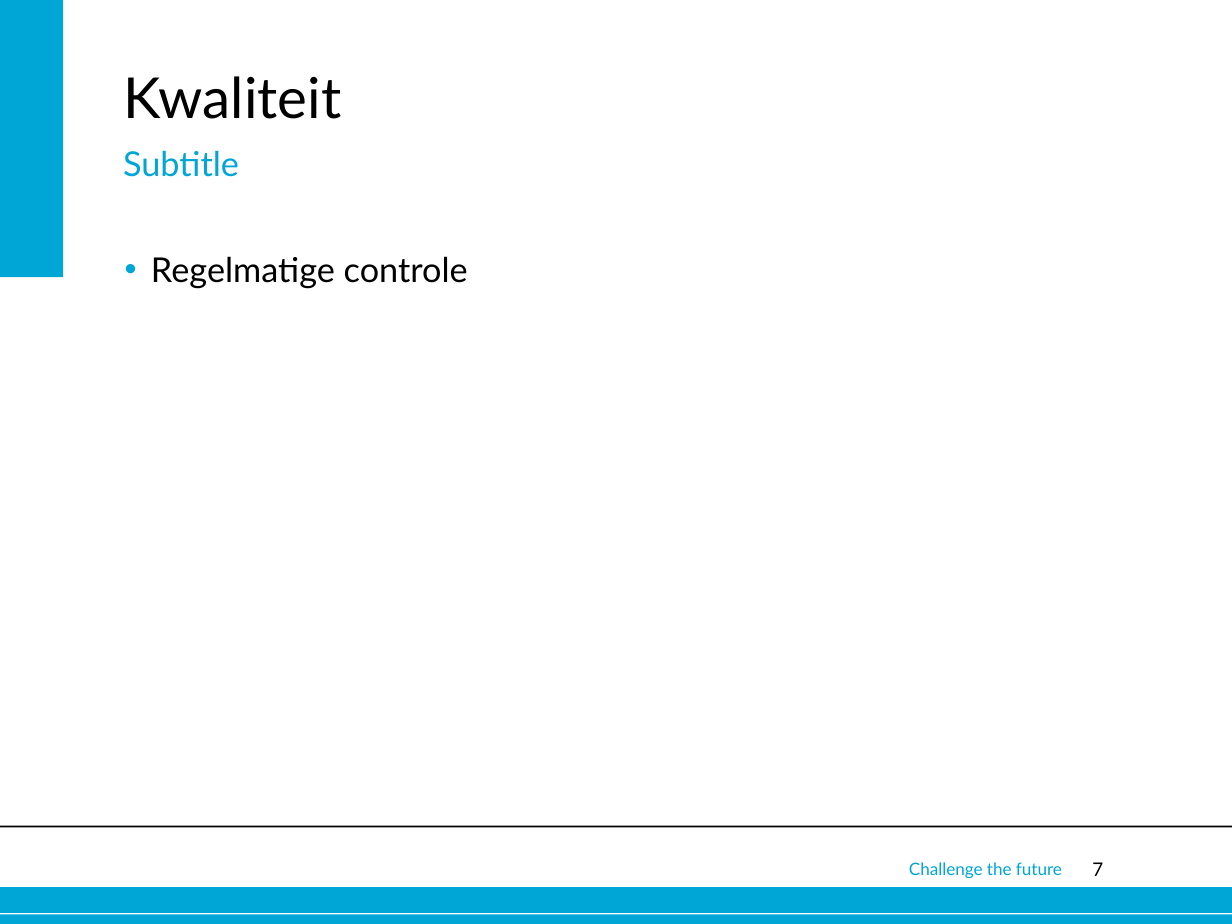
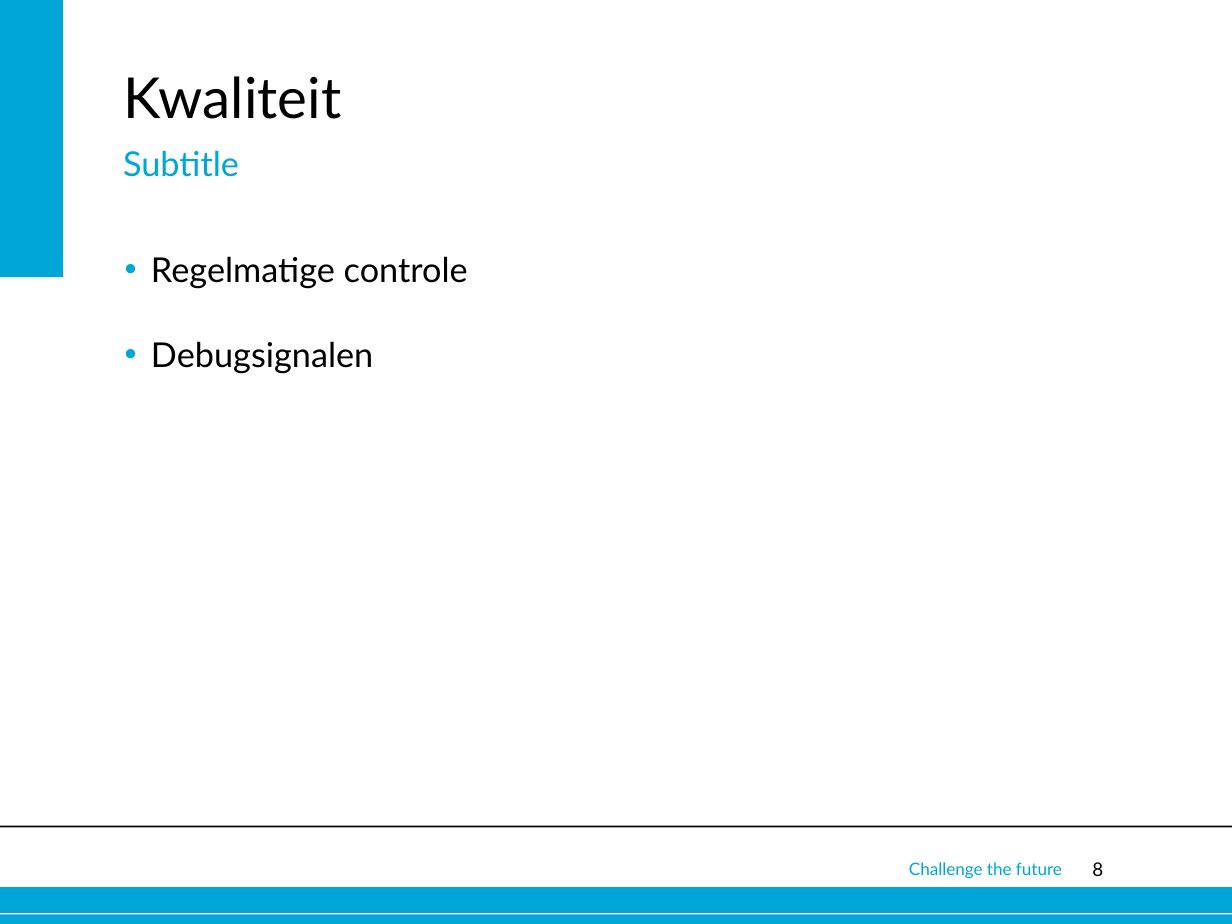
Before and after one commit to Alex-Oudsen/EPO-3, a slide deck: slide 8 of Plan van Aanpak/Corporate_presentation_online.pptx (slide 7 before the commit). Drawn at 1232x924 pixels with LibreOffice and Linux fonts; fonts in the diff are those of the drawing; background and template pictures are left out. Boxes give left, top, right and bottom in pixels: in the first picture for what was removed or moved away, otherwise in the second. Text is boxed around its words. In the diff, an @@ line names an element or a change of style, - is before the commit and + after.

```diff
--- a/Plan van Aanpak/Corporate_presentation_online.pptx
+++ b/Plan van Aanpak/Corporate_presentation_online.pptx
@@ text at (x1=151, y1=341, x2=373, y2=374): paragraph added @@
+• Debugsignalen
@@ page number at (x1=1092, y1=862, x2=1103, y2=876): text changed @@
-7
+8
```
Also in this commit, not shown: 3 other slides changed, 1 slide added.
